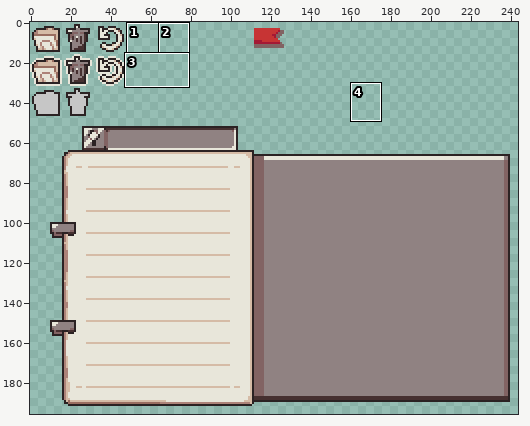
A pixel-art file gets an edit: src/main/resources/wand_settings.aseprite. Above: a wide view before the commit, with the close-up outlined.
Close-up. Before:
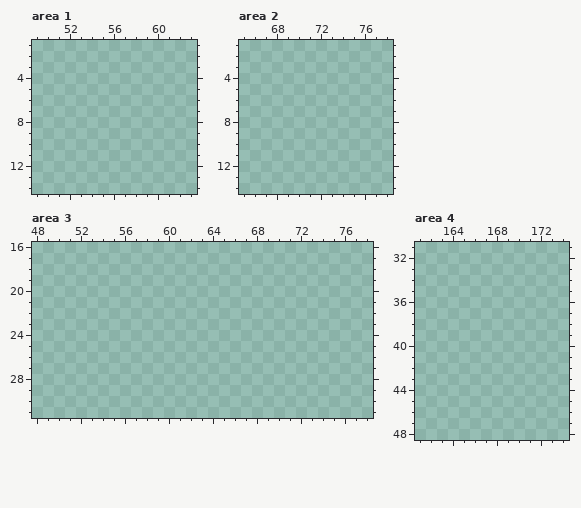
256x256 pixels, 1 frame. Shown: area 1: x 49..63, y 1..14; area 2: x 65..78, y 1..14; area 3: x 48..78, y 16..31; area 4: x 161..174, y 31..48. The wide view leaves out empty margins. The commit also changed other parts of the picture, which this record leaves out.
Palette (. is transparent): 
The same view after the edit:
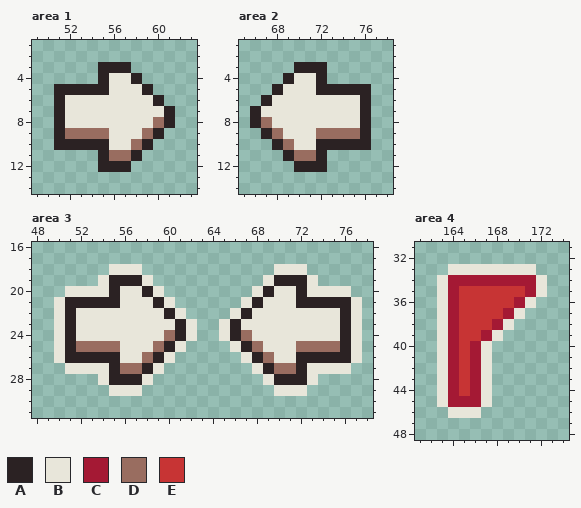
Colours new in this view: A #2b2223  B #e8e6da  C #a41934  D #996d60  E #c73434
The exact change:
Changed rows in their new state; - is an unchanged pixel.
Area 1, layer "Layer 1":
first column x 51:
 3 ----AAA----
 4 ----ABBA---
 5 AAAAABBBA--
 6 ABBBBBBBBA-
 7 ABBBBBBBBBA
 8 ABBBBBBBBDA
 9 ADDDDBBBDA-
10 AAAAABBDA--
11 ----ADDA---
12 ----AAA----
Area 2, layer "Layer 1":
first column x 66:
 3 ----AAA----
 4 ---ABBA----
 5 --ABBBAAAAA
 6 -ABBBBBBBBA
 7 ABBBBBBBBBA
 8 ADBBBBBBBBA
 9 -ADBBBDDDDA
10 --ADBBAAAAA
11 ---ADDA----
12 ----AAA----
Area 3, layer "Layer 1":
first column x 50:
18 -----BBB------------BBB-----
19 ----BAAAB----------BAAAB----
20 -BBBBABBAB--------BABBABBBB-
21 BAAAAABBBAB------BABBBAAAAAB
22 BABBBBBBBBAB----BABBBBBBBBAB
23 BABBBBBBBBBAB--BABBBBBBBBBAB
24 BABBBBBBBBDAB--BADBBBBBBBBAB
25 BADDDDBBBDAB----BADBBBDDDDAB
26 BAAAAABBDAB------BADBBAAAAAB
27 -BBBBADDAB--------BADDABBBB-
28 ----BAAAB----------BAAAB----
29 -----BBB------------BBB-----
Area 4, layer "Layer 1":
first column x 163:
33 -BBBBBBBB-
34 BCCCCCCCCB
35 BCEEEEEECB
36 BCEEEEECB-
37 BCEEEECB--
38 BCEEECB---
39 BCEECB----
40 BCECB-----
41 BCECB-----
42 BCECB-----
43 BCECB-----
44 BCECB-----
45 BCCCB-----
46 -BBB------
